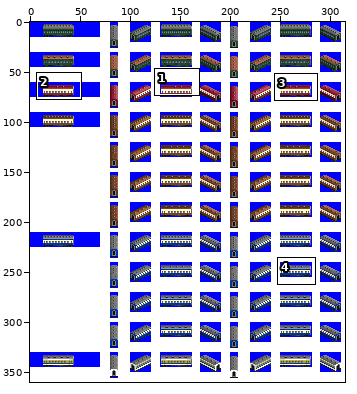
Two versions of one sprite sheet, src/wagon/bidulgi_car/BIDULGI_CAR.png. Above, an overview of the earlier version with the close-up marked.
Close-up. As it was:
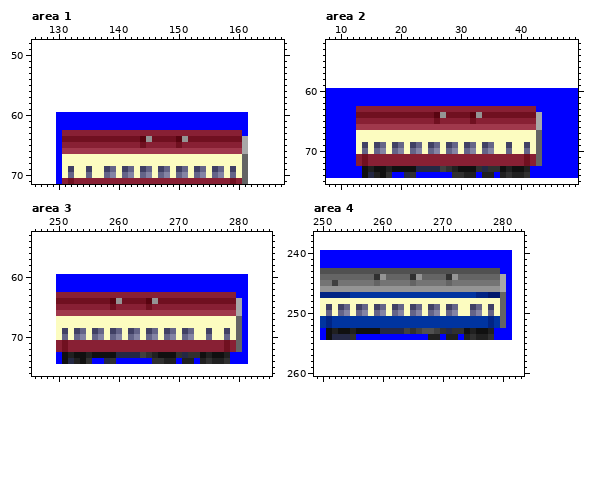
The file is 315x360 pixels. Colours within 5 levels of each other are drawn and written as one. Shown: area 1: x 126..167, y 48..71; area 2: x 8..49, y 52..75; area 3: x 246..285, y 53..76; area 4: x 249..283, y 237..260.
After:
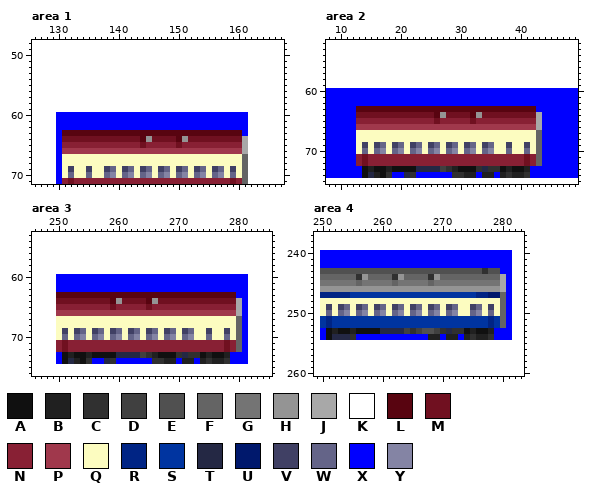
Palette (. is transparent): A #101010  B #202020  C #303030  D #404040  E #505050  F #646464  G #747474  H #949494  J #a8a8a8  K #ffffff  L #580410  M #701020  N #882034  P #a0384c  Q #fcfcc0  R #002484  S #0034a0  T #242844  U #00186c  V #404064  W #646488  X #0000ff  Y #8484a4
The commit says: Update: Graphics of Tongil & Bidulgi
What changed:
{"where": "area 1"}
{"y":63,"x":131,"old":"NNNNNNNNNNNNNNNNNNNNNNNNNNNNNN","new":"LLLLLLLLLLLLLLLLLLLLLLLLLLLLLL"}
{"where": "area 2"}
{"y":63,"x":13,"old":"NNNNNNNNNNNNNNNNNNNNNNNNNNNNNN","new":"LLLLLLLLLLLLLLLLLLLLLLLLLLLLLL"}
{"where": "area 3"}
{"y":63,"x":250,"old":"NNNNNNNNNNNNNNNNNNNNNNNNNNNNNN","new":"LLLLLLLLLLLLLLLLLLLLLLLLLLLLLL"}
{"where": "area 4"}
{"y":243,"x":277,"old":"E","new":"C"}
{"y":244,"x":256,"old":"FF","new":"CH"}
{"y":244,"x":259,"old":"CH","new":"FF"}
{"y":244,"x":262,"old":"FF","new":"CH"}
{"y":244,"x":265,"old":"CH","new":"FF"}
{"y":244,"x":268,"old":"FF","new":"CH"}
{"y":244,"x":271,"old":"CH","new":"FF"}
{"y":245,"x":252,"old":"D","new":"G"}
{"y":245,"x":256,"old":"G","new":"F"}
{"y":245,"x":259,"old":"F","new":"G"}
{"y":245,"x":262,"old":"G","new":"F"}
{"y":245,"x":265,"old":"F","new":"G"}
{"y":245,"x":268,"old":"G","new":"F"}
{"y":245,"x":271,"old":"F","new":"G"}
{"label":"changed","picture_box":[62,130,242,136]}
{"label":"changed","picture_box":[356,106,536,112]}
{"label":"changed","picture_box":[56,292,236,298]}
{"label":"changed","picture_box":[482,268,488,274]}
{"label":"changed","picture_box":[332,274,458,286]}
